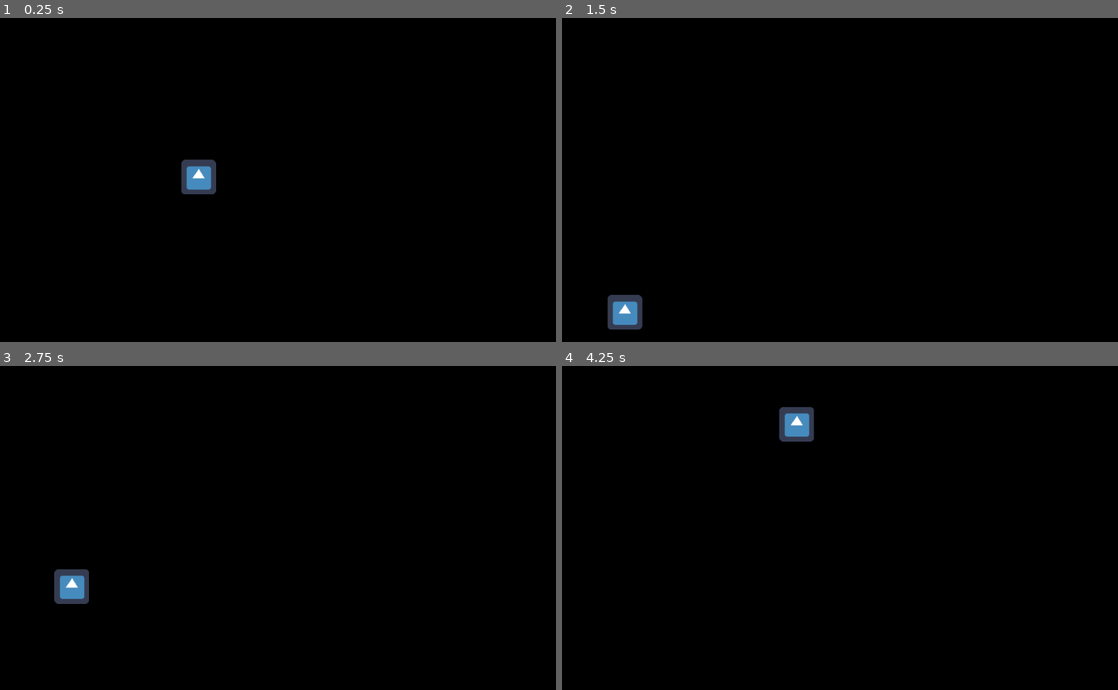
Above: before the commit, frames 1-4 (two rows, left to right).
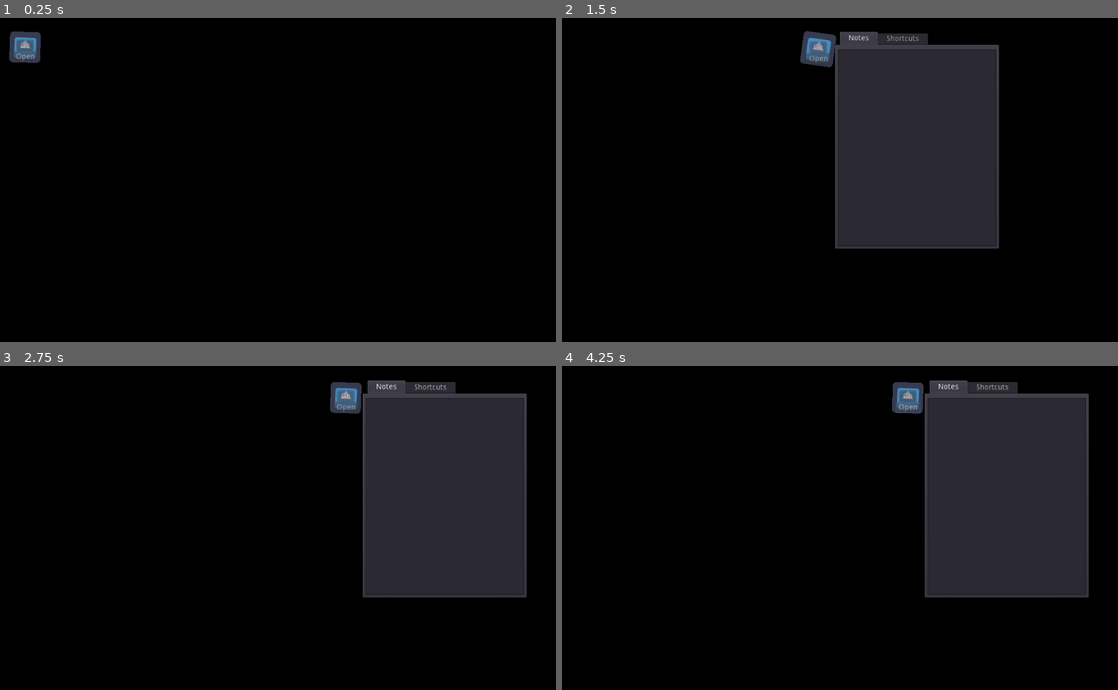
Above: after the commit, the same moments.

Repository: ASecondGuy/DesktopPet
Game: Godot game, scene res://Root.tscn
The game is run twice, just before and just after one commit, with the same random seed, the same clock (stepped at 60 frames per second) and the same inputs. Before the commit the project starts from res://test.tscn. The engine's default icon, where the game draws it, is replaced by a stand-in: a white triangle on a blue panel in a dark square.
Inputs (mouse positions are in pixels of both pictures, inside the frame that each line leads up to):
- Up to frame 1 (0.25 s): no input
- Up to frame 2 (1.5 s): click (589, 56) at 0.5 s, where only the run after the commit has a clickable "Open"; click (589, 43) at 1.25 s, where only the run after the commit has a clickable "Go"
- Up to frame 3 (2.75 s): click (350, 395) at 2 s, where only the run after the commit has a clickable "Go"
- Up to frame 4 (4.25 s): click (906, 408) at 2.75 s, where only the run after the commit has a clickable "Open"; click (906, 408) at 3.5 s, where only the run after the commit has a clickable "Open"

The runs differ from the first frame. In frame 1, 1.2% of the frame differs, in the area x 1-39%, y 4-55%; in frame 2, 20%, in the area x 8-79%, y 4-97%; in frame 3, 20%; in frame 4, 20%.

Commit message:
Cleanup and Fist Tools implemented

Diff:
--- /dev/null
+++ b/DVDLogo.gd
@@ -0,0 +1,9 @@
+extends Sprite
+
+
+func _process(delta):
+	if get_local_mouse_position().length() > 50:
+		position+=get_local_mouse_position()/15*delta
+	var r := get_rect()
+	r.position+=position
+	get_parent().update_pet_area(r, scale)
--- /dev/null
+++ b/Pet/Menus.gd
@@ -0,0 +1,29 @@
+extends Container
+
+onready var limits := $Limits
+
+
+func _on_Menus_sort_children():
+	var obtn = $OpenBtn
+	obtn.rect_size = Vector2()
+	obtn.rect_position = rect_size/2-obtn.rect_size/Vector2(2, -2.5)
+
+	var awaybtn = $goAway
+	awaybtn.rect_size = Vector2()
+	awaybtn.rect_position = rect_size/2-awaybtn.rect_size/Vector2(2, 1.5)
+
+
+func is_open()->bool:
+	return limits.visible
+
+
+func get_rect(force=false)->Rect2:
+	if is_open() or force:
+		return .get_rect().merge($Limits.get_rect())
+	return .get_rect()
+
+
+
+func _on_OpenBtn_pressed():
+	limits.visible = !limits.visible
+	get_parent().update_visible_area()
--- /dev/null
+++ b/Pet/Notes.gd
@@ -0,0 +1,29 @@
+extends TextEdit
+
+onready var save_timer = $saveTimer
+
+const NOTES_PATH := "user://notes.txt"
+
+
+func _ready():
+	#load
+	var f = File.new()
+	if f.open(NOTES_PATH, File.READ) != OK: return
+
+	text = f.get_as_text()
+
+	f.close()
+
+
+
+func _on_Notes_text_changed():
+	save_timer.start()
+
+
+func _on_saveTimer_timeout():
+	var f = File.new()
+	if f.open(NOTES_PATH, File.WRITE) != OK: return
+
+	f.store_string(text)
+	print("Notes saved")
+	f.close()
--- /dev/null
+++ b/Pet/Pet.gd
@@ -0,0 +1,29 @@
+extends Node2D
+
+
+var goal_position : Vector2
+
+func _ready():
+	randomize()
+	choose_pos()
+	$AnimationPlayer.play("idle")
+
+
+func _process(_delta):
+
+	if (goal_position-position).length() > 20:
+		position += (goal_position-position)/10
+	update_visible_area()
+
+
+
+func choose_pos(force=false):
+	if $Menus.is_open() and !force: return
+	var r = $Menus.get_rect(true)
+	goal_position = Vector2(rand_range(0, OS.window_size.x-r.size.x), rand_range(0, OS.window_size.y-r.size.y))
+
+
+func update_visible_area():
+	var r : Rect2= $Menus.get_rect()
+	r.position+=position
+	get_parent().update_pet_area(r, scale)
--- /dev/null
+++ b/Pet/Pet.tscn
@@ -0,0 +1,169 @@
+[gd_scene load_steps=7 format=2]
+
+[ext_resource path="res://Pet/Pet.gd" type="Script" id=1]
+[ext_resource path="res://icon.png" type="Texture" id=2]
+[ext_resource path="res://Pet/Menus.gd" type="Script" id=3]
+[ext_resource path="res://Pet/Notes.gd" type="Script" id=4]
+[ext_resource path="res://Pet/Shortcuts.gd" type="Script" id=5]
+
+[sub_resource type="Animation" id=1]
+resource_name = "idle"
+loop = true
+tracks/0/type = "value"
+tracks/0/path = NodePath("Sprite:rotation_degrees")
+tracks/0/interp = 1
+tracks/0/loop_wrap = true
+tracks/0/imported = false
+tracks/0/enabled = true
+tracks/0/keys = {
+"times": PoolRealArray( 0, 0.5 ),
+"transitions": PoolRealArray( 1, 1 ),
+"update": 0,
+"values": [ -3.90297, 8.02503 ]
+}
+tracks/1/type = "value"
+tracks/1/path = NodePath("Sprite:scale")
+tracks/1/interp = 1
+tracks/1/loop_wrap = true
+tracks/1/imported = false
+tracks/1/enabled = true
+tracks/1/keys = {
+"times": PoolRealArray( 0, 0.5 ),
+"transitions": PoolRealArray( 1, 1 ),
+"update": 0,
+"values": [ Vector2( 0.82677, 0.82677 ), Vector2( 0.945754, 0.945754 ) ]
+}
+
+[node name="Pet" type="Node2D"]
+script = ExtResource( 1 )
+
+[node name="ColorRect" type="ColorRect" parent="."]
+visible = false
+margin_left = -211.0
+margin_top = -169.0
+margin_right = 319.0
+margin_bottom = 186.0
+color = Color( 0, 0.682353, 0.619608, 0.286275 )
+__meta__ = {
+"_edit_use_anchors_": false
+}
+
+[node name="Sprite" type="Sprite" parent="."]
+position = Vector2( 32, 32 )
+rotation = -0.0546575
+scale = Vector2( 0.834464, 0.834464 )
+texture = ExtResource( 2 )
+
+[node name="Timer" type="Timer" parent="."]
+wait_time = 20.0
+autostart = true
+
+[node name="AnimationPlayer" type="AnimationPlayer" parent="."]
+anims/idle = SubResource( 1 )
+
+[node name="Menus" type="Container" parent="."]
+margin_right = 40.0
+margin_bottom = 40.0
+rect_min_size = Vector2( 64, 64 )
+size_flags_horizontal = 0
+size_flags_vertical = 0
+script = ExtResource( 3 )
+__meta__ = {
+"_edit_use_anchors_": false
+}
+
+[node name="OpenBtn" type="Button" parent="Menus"]
+self_modulate = Color( 1, 1, 1, 0.576471 )
+margin_left = 26.0
+margin_top = 22.0
+margin_right = 38.0
+margin_bottom = 42.0
+text = "Open"
+__meta__ = {
+"_edit_use_anchors_": false
+}
+
+[node name="goAway" type="Button" parent="Menus"]
+self_modulate = Color( 1, 1, 1, 0.576471 )
+margin_right = 12.0
+margin_bottom = 20.0
+text = "Go"
+
+[node name="Limits" type="MarginContainer" parent="Menus"]
+visible = false
+margin_left = 64.0
+margin_right = 104.0
+margin_bottom = 40.0
+rect_min_size = Vector2( 300, 400 )
+
+[node name="Tabs" type="TabContainer" parent="Menus/Limits"]
+margin_right = 300.0
+margin_bottom = 400.0
+rect_min_size = Vector2( 200, 0 )
+tab_align = 0
+
+[node name="Notes" type="TextEdit" parent="Menus/Limits/Tabs"]
+anchor_right = 1.0
+anchor_bottom = 1.0
+margin_left = 4.0
+margin_top = 32.0
+margin_right = -4.0
+margin_bottom = -4.0
+rect_min_size = Vector2( 200, 300 )
+script = ExtResource( 4 )
+
+[node name="saveTimer" type="Timer" parent="Menus/Limits/Tabs/Notes"]
+wait_time = 0.5
+one_shot = true
+
+[node name="Shortcuts" type="VBoxContainer" parent="Menus/Limits/Tabs"]
+visible = false
+anchor_right = 1.0
+anchor_bottom = 1.0
+margin_left = 4.0
+margin_top = 32.0
+margin_right = -4.0
+margin_bottom = -4.0
+script = ExtResource( 5 )
+
+[node name="Configs" type="HBoxContainer" parent="Menus/Limits/Tabs/Shortcuts"]
+margin_right = 40.0
+margin_bottom = 40.0
+
+[node name="Configure" type="Button" parent="Menus/Limits/Tabs/Shortcuts/Configs"]
+margin_right = 72.0
+margin_bottom = 20.0
+text = "Configure"
+
+[node name="add" type="Button" parent="Menus/Limits/Tabs/Shortcuts/Configs"]
+visible = false
+margin_right = 12.0
+margin_bottom = 20.0
+text = "add"
+
+[node name="remove" type="CheckBox" parent="Menus/Limits/Tabs/Shortcuts/Configs"]
+visible = false
+margin_right = 12.0
+margin_bottom = 20.0
+text = "remove"
+
+[node name="FileDialog" type="FileDialog" parent="Menus/Limits"]
+margin_right = 300.0
+margin_bottom = 400.0
+window_title = "Open a File"
+mode = 0
+access = 2
+filters = PoolStringArray( "*.exe" )
+show_hidden_files = true
+current_dir = "/devRepos/DesctopPet"
+current_path = "/devRepos/DesctopPet/"
+
+[connection signal="timeout" from="Timer" to="." method="choose_pos"]
+[connection signal="sort_children" from="Menus" to="Menus" method="_on_Menus_sort_children"]
+[connection signal="pressed" from="Menus/OpenBtn" to="Menus" method="_on_OpenBtn_pressed"]
+[connection signal="pressed" from="Menus/goAway" to="." method="choose_pos" binds= [ true ]]
+[connection signal="text_changed" from="Menus/Limits/Tabs/Notes" to="Menus/Limits/Tabs/Notes" method="_on_Notes_text_changed"]
+[connection signal="timeout" from="Menus/Limits/Tabs/Notes/saveTimer" to="Menus/Limits/Tabs/Notes" method="_on_saveTimer_timeout"]
+[connection signal="pressed" from="Menus/Limits/Tabs/Shortcuts/Configs/Configure" to="Menus/Limits/Tabs/Shortcuts" method="_on_Configure_pressed"]
+[connection signal="pressed" from="Menus/Limits/Tabs/Shortcuts/Configs/add" to="Menus/Limits/Tabs/Shortcuts" method="_on_add_pressed"]
+[connection signal="file_selected" from="Menus/Limits/FileDialog" to="Menus/Limits/Tabs/Shortcuts" method="_on_FileDialog_file_selected"]
--- /dev/null
+++ b/Pet/Shortcuts.gd
@@ -0,0 +1,91 @@
+extends VBoxContainer
+
+onready var conf_btn := $Configs
+onready var add_btn := $Configs/add
+onready var rem_btn := $Configs/remove
+
+
+
+const SHORTCUT_SAVE_PATH := "user://shortcuts.json"
+
+var shortcut_paths := []
+
+
+func _ready():
+	#load
+	var f = File.new()
+	if f.open(SHORTCUT_SAVE_PATH, File.READ) != OK: return
+
+	shortcut_paths = parse_json(f.get_as_text())
+	refresh_list()
+	f.close()
+
+
+func refresh_list():
+	var children = get_children()
+	children.remove(children.find(conf_btn))
+	for c in children:
+		c.queue_free()
+
+	for path in shortcut_paths:
+		var btn := Button.new()
+		btn.text = path.get_file()
+		add_child(btn)
+# warning-ignore:return_value_discarded
+		btn.connect("pressed", self, "pressed", [path])
+
+
+
+
+func save(data=shortcut_paths):
+	var f = File.new()
+	if f.open(SHORTCUT_SAVE_PATH, File.WRITE) != OK: return
+
+	f.store_string(to_json(data))
+	print("Shortcuts saved")
+	f.close()
+
+
+func pressed(path:String):
+
+	if rem_btn.pressed:
+		shortcut_paths.erase(path)
+		save()
+		refresh_list()
+		return
+
+
+	match (path.get_extension()):
+		"exe":
+			var drive = path.split("/")[0]
+			var command = str(drive, " && cd ", path.get_base_dir().trim_prefix(drive))
+			command+=" && start "+ path.get_file()+" & exit"
+
+			prints("Started:", OS.execute("cmd.exe", ["/C", command], false))
+		_:
+			# warning-ignore:return_value_discarded
+			OS.shell_open(path)
+
+
+
+
+
+
+
+
+func _on_FileDialog_file_selected(path):
+	shortcut_paths.push_back(path)
+	save()
+	refresh_list()
+
+
+
+
+#config btns
+func _on_Configure_pressed():
+	add_btn.visible = !add_btn.visible
+	rem_btn.visible = !rem_btn.visible
+	rem_btn.pressed = false
+
+func _on_add_pressed():
+	$"../../FileDialog".popup(get_global_rect())
--- a/test.gd
+++ b/Root.gd
@@ -1,21 +1,28 @@
-extends Sprite
+extends Node
 
-var mov := Vector2(-1, 1)
+
 var window_rect := Rect2()
+var check_mous_outside := false
 
 
 
 func _ready():
+	Engine.target_fps = 30
 	OS.window_position = Vector2()
 	OS.window_size = OS.get_screen_size()-Vector2(0, 1)
 	window_rect = Rect2(OS.window_position, OS.window_size)
 	get_viewport().transparent_bg = true
-	update_mouse_blocker()
+	update_pet_area()
 
-func update_mouse_blocker():
+
+
+func update_pet_area(r:=window_rect, scale:=Vector2.ONE):
+	if Engine.get_frames_drawn()%20<1 and check_mous_outside:
+		OS.set_window_mouse_passthrough([])
+		return
+
+
 	var points := []
-	var r := get_rect()
-	r.position+=position
 	var grow_val : Vector2 = r.size*(scale-Vector2(1, 1))/2
 	r = r.grow_individual(grow_val.x, grow_val.y, grow_val.x, grow_val.y)
 
@@ -26,17 +33,3 @@
 
 
 	OS.set_window_mouse_passthrough(PoolVector2Array(points))
-
-
-func _process(delta):
-	position+=mov*200*delta
-	update_mouse_blocker()
-	var r = window_rect
-	if position.x < r.position.x:
-		mov.x=1
-	elif position.x > r.size.x:
-		mov.x=-1
-	if position.y < r.position.y:
-		mov.y=1
-	elif position.y > r.size.y:
-		mov.y=-1
--- /dev/null
+++ b/Root.tscn
@@ -0,0 +1,20 @@
+[gd_scene load_steps=3 format=2]
+
+[ext_resource path="res://Root.gd" type="Script" id=1]
+[ext_resource path="res://Pet/Pet.tscn" type="PackedScene" id=2]
+
+[node name="Root" type="Node"]
+script = ExtResource( 1 )
+
+[node name="ColorRect" type="ColorRect" parent="."]
+visible = false
+margin_left = -2148.0
+margin_top = -1284.0
+margin_right = 3368.0
+margin_bottom = 2060.0
+color = Color( 0.196078, 1, 0, 0.0588235 )
+__meta__ = {
+"_edit_use_anchors_": false
+}
+
+[node name="Pet" parent="." instance=ExtResource( 2 )]
--- a/project.godot
+++ b/project.godot
@@ -11,7 +11,7 @@
 [application]
 
 config/name="DesctopPet"
-run/main_scene="res://test.tscn"
+run/main_scene="res://Root.tscn"
 config/icon="res://icon.png"
 
 [display]
--- a/test.tscn
+++ /dev/null
@@ -1,20 +0,0 @@
-[gd_scene load_steps=3 format=2]
-
-[ext_resource path="res://icon.png" type="Texture" id=1]
-[ext_resource path="res://test.gd" type="Script" id=2]
-
-[node name="test" type="Sprite"]
-position = Vector2( 415.676, 244.327 )
-texture = ExtResource( 1 )
-script = ExtResource( 2 )
-
-[node name="ColorRect" type="ColorRect" parent="."]
-visible = false
-margin_left = -733.0
-margin_top = -521.0
-margin_right = 2529.0
-margin_bottom = 1908.0
-color = Color( 0.196078, 0.682353, 0, 0.180392 )
-__meta__ = {
-"_edit_use_anchors_": false
-}
